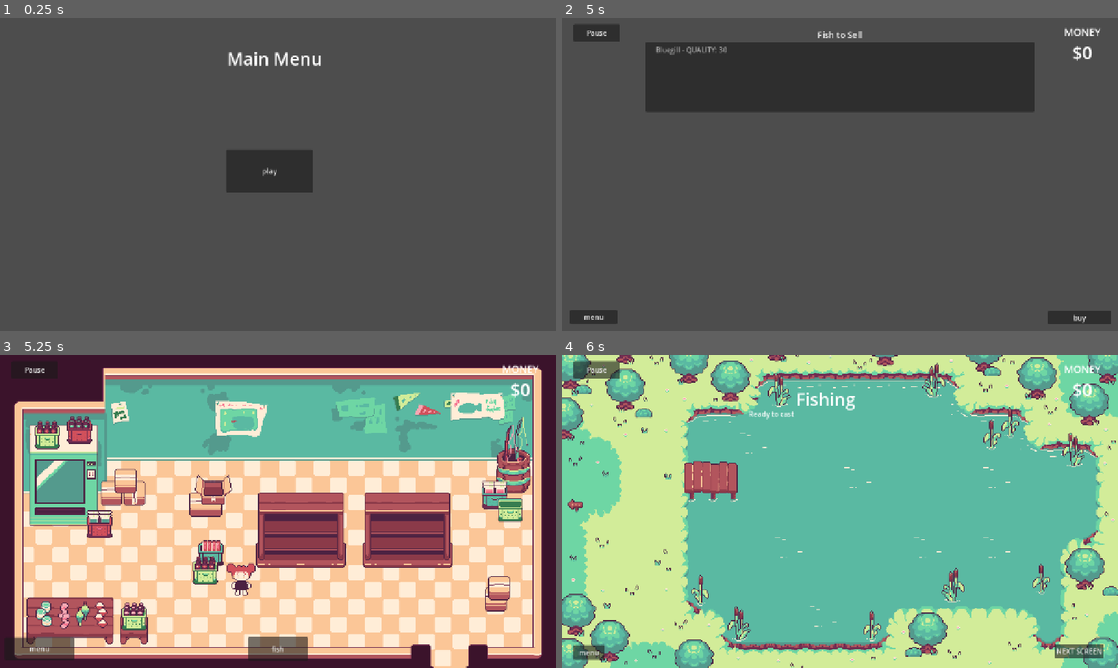
Above: before the commit, frames 1-4 (two rows, left to right).
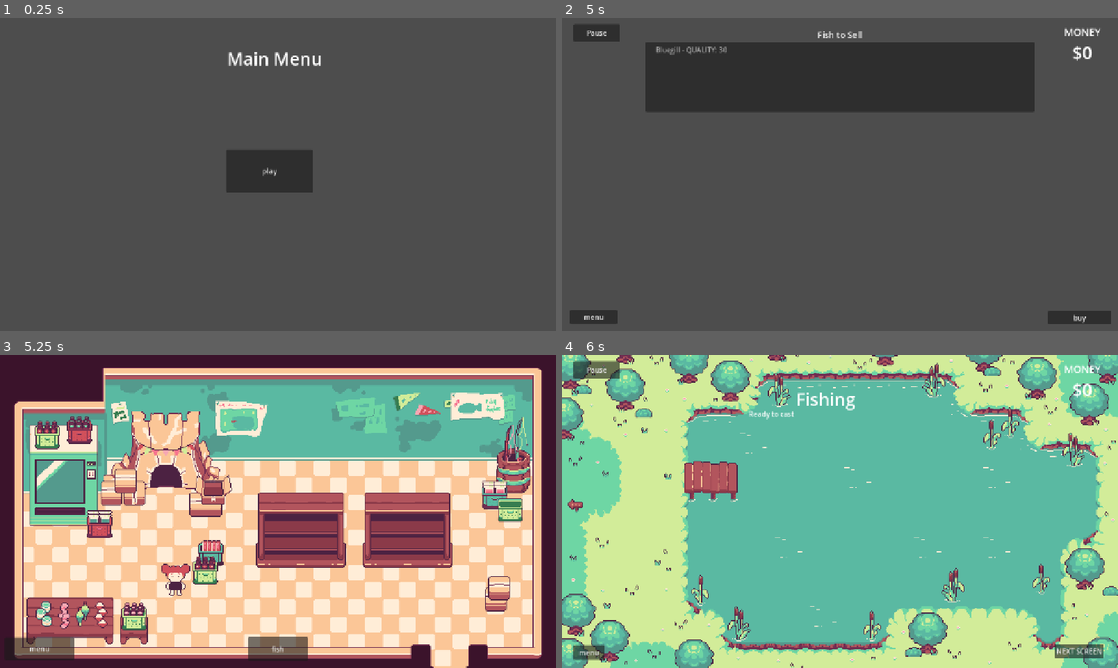
Above: after the commit, the same moments.

Repository: V-Mirea/comfy-summer-fishing-game
Game: Godot game, scene res://assets/game/game.tscn
Same seed, same stepped clock (60 frames per second), same inputs: the game is played once before the commit and once after it. The engine's default icon, where the game draws it, is replaced by a stand-in: a white triangle on a blue panel in a dark square.
Inputs (mouse positions are in pixels of both pictures, inside the frame that each line leads up to):
- Up to frame 1 (0.25 s): no input
- Up to frame 2 (5 s): click "play" at 0.5 s; click "NEXT SCREEN" at 1.25 s; click "Pause" at 2 s; click "Resume" at 2.75 s; tap Enter at 3.5 s; move the mouse to (962, 158) at 3.52 s; hold Right (ui_right) 3.53-4.25 s; hold E (interact) 3.53-4.25 s; click (962, 158) at 3.67 s; click "Sell Fish" at 4.25 s
- Up to frame 3 (5.25 s): click "buy" at 5 s
- Up to frame 4 (6 s): click "fish" at 5.75 s

Frames 1-2 are identical in both runs. In frame 3, 4.1% of the frame differs, in the area x 4-97%, y 3-77%; in frame 4, nothing differs.

Commit message:
add basic fort interaction and dialogue box

Diff:
--- a/assets/game/buying_scene/aisle/aisle.tscn
+++ b/assets/game/buying_scene/aisle/aisle.tscn
@@ -2,7 +2,7 @@
 
 [ext_resource type="Script" uid="uid://dys1cv4mma5ta" path="res://assets/game/buying_scene/aisle/aisle.gd" id="1_3aoq8"]
 [ext_resource type="Texture2D" uid="uid://ddmbegyt3xpwo" path="res://assets/game/buying_scene/aisle/Shelf.PNG" id="2_b2ge7"]
-[ext_resource type="Script" uid="uid://dn8vm2btk5iik" path="res://assets/game/buying_scene/aisle/sprite_2d.gd" id="3_sy2aq"]
+[ext_resource type="Script" uid="uid://dn8vm2btk5iik" path="res://assets/game/buying_scene/interactable_sprite.gd" id="3_sy2aq"]
 [ext_resource type="Texture2D" uid="uid://covfbjv2uiufl" path="res://assets/game/buying_scene/aisle/Shelf_Outline.PNG" id="4_0mlmo"]
 [ext_resource type="Script" uid="uid://lpjgdjtpn6yf" path="res://assets/game/buying_scene/aisle/interaction_area.gd" id="5_0fpow"]
 
--- /dev/null
+++ b/assets/game/buying_scene/box_fort/box_fort.gd
@@ -0,0 +1,16 @@
+extends StaticBody2D
+
+signal open_dialogue_box
+
+var player_in_range = false
+
+func _unhandled_input(event):
+	if player_in_range and event.is_action_pressed("interact"):
+		open_dialogue_box.emit()
+
+func _on_interaction_area_player_entered():
+	player_in_range = true
+
+
+func _on_interaction_area_player_exited():
+	player_in_range = false
--- a/assets/game/buying_scene/buying_scene.tscn
+++ b/assets/game/buying_scene/buying_scene.tscn
@@ -2,12 +2,32 @@
 
 [ext_resource type="Script" uid="uid://cvua02n5l4mc5" path="res://assets/game/buying_scene/buying_manager.gd" id="1_b6mu0"]
 [ext_resource type="Script" uid="uid://vgcqo6qthcdr" path="res://assets/game/buying_scene/character/character.gd" id="2_5l2yu"]
+[ext_resource type="Texture2D" uid="uid://big2lprwdx5s0" path="res://assets/game/buying_scene/Shop_no items.PNG" id="2_7sq2k"]
 [ext_resource type="PackedScene" uid="uid://dmr0fcamx7t56" path="res://assets/game/buying_scene/virtual_joystick/virtual_joystick_scene.tscn" id="3_5l2yu"]
 [ext_resource type="PackedScene" uid="uid://bckgy2rx84xwk" path="res://assets/game/buying_scene/aisle/aisle.tscn" id="3_7o44q"]
+[ext_resource type="Texture2D" uid="uid://ixg6yjt305sy" path="res://assets/game/buying_scene/box_fort/Fort.PNG" id="3_7tnhv"]
+[ext_resource type="Script" uid="uid://cy3y7ib68st7c" path="res://assets/game/buying_scene/box_fort/box_fort.gd" id="3_ig6k8"]
 [ext_resource type="Texture2D" uid="uid://6meot84eofxj" path="res://assets/game/buying_scene/character/Character_Sprite.PNG" id="4_eoi11"]
+[ext_resource type="Texture2D" uid="uid://b3eix3x2js8ql" path="res://assets/game/buying_scene/Items_only.PNG" id="4_i6cjn"]
+[ext_resource type="Script" uid="uid://dn8vm2btk5iik" path="res://assets/game/buying_scene/interactable_sprite.gd" id="4_ig6k8"]
+[ext_resource type="Script" uid="uid://lpjgdjtpn6yf" path="res://assets/game/buying_scene/aisle/interaction_area.gd" id="4_uhb6p"]
+[ext_resource type="Texture2D" uid="uid://lpy4wv7jay4a" path="res://assets/game/buying_scene/box_fort/Fort_Outline.PNG" id="5_uhb6p"]
 [ext_resource type="Script" uid="uid://cewu6chnl35ii" path="res://assets/game/buying_scene/shop_menu/shop_menu.gd" id="8_7sq2k"]
 [ext_resource type="PackedScene" uid="uid://hl7y71r6xpw8" path="res://assets/game/buying_scene/shop_menu/upgrade_button/upgrade_button.tscn" id="9_7sq2k"]
-[ext_resource type="Texture2D" uid="uid://bekf0mnmf50k1" path="res://assets/game/buying_scene/Shop_items.PNG" id="10_7tnhv"]
+[ext_resource type="Script" uid="uid://bdk7wb8u2stjc" path="res://assets/game/buying_scene/dialogue_window.gd" id="13_o1x55"]
+[ext_resource type="Texture2D" uid="uid://cwf4fbweljkqp" path="res://icon.svg" id="13_yc5v8"]
+
+[sub_resource type="RectangleShape2D" id="RectangleShape2D_eoi11"]
+size = Vector2(267, 77)
+
+[sub_resource type="RectangleShape2D" id="RectangleShape2D_ig6k8"]
+size = Vector2(206.25, 56)
+
+[sub_resource type="RectangleShape2D" id="RectangleShape2D_7tnhv"]
+size = Vector2(68.5, 99)
+
+[sub_resource type="RectangleShape2D" id="RectangleShape2D_hpvk7"]
+size = Vector2(32, 21)
 
 [sub_resource type="LabelSettings" id="LabelSettings_2xpfq"]
 font_size = 40
@@ -34,17 +54,72 @@
 a = Vector2(199, -50)
 b = Vector2(194, 104)
 
-[sub_resource type="RectangleShape2D" id="RectangleShape2D_hpvk7"]
-size = Vector2(32, 21)
+[sub_resource type="LabelSettings" id="LabelSettings_yc5v8"]
+font_size = 29
 
 [node name="BuyingScene" type="Node2D" unique_id=71390660]
+script = ExtResource("1_b6mu0")
+
+[node name="Background" type="Sprite2D" parent="." unique_id=2087782272]
+texture = ExtResource("2_7sq2k")
+centered = false
+
+[node name="BoxFort" type="StaticBody2D" parent="." unique_id=430621453]
+position = Vector2(372, 219)
+script = ExtResource("3_ig6k8")
+
+[node name="Sprite2D" type="Sprite2D" parent="BoxFort" unique_id=1865806437]
+texture = ExtResource("3_7tnhv")
+script = ExtResource("4_ig6k8")
+interactable_sprite = ExtResource("5_uhb6p")
+
+[node name="CollisionShape2D" type="CollisionShape2D" parent="BoxFort" unique_id=2113221798]
+position = Vector2(0.5, 52.5)
+shape = SubResource("RectangleShape2D_eoi11")
+
+[node name="InteractionArea" type="Area2D" parent="BoxFort" unique_id=1369099062]
+position = Vector2(-31, -38)
+script = ExtResource("4_uhb6p")
+
+[node name="CollisionShape2D" type="CollisionShape2D" parent="BoxFort/InteractionArea" unique_id=1198270136]
+position = Vector2(38, 129)
+shape = SubResource("RectangleShape2D_ig6k8")
+
+[node name="BackgroundItems" type="StaticBody2D" parent="." unique_id=1473549544]
+
+[node name="Sprite2D" type="Sprite2D" parent="BackgroundItems" unique_id=190439731]
+texture = ExtResource("4_i6cjn")
+centered = false
+
+[node name="CollisionShape2D" type="CollisionShape2D" parent="BackgroundItems" unique_id=1508113832]
+position = Vector2(480.75, 475.5)
+shape = SubResource("RectangleShape2D_7tnhv")
+
+[node name="YSorted" type="Node2D" parent="." unique_id=1382759860]
 y_sort_enabled = true
-script = ExtResource("1_b6mu0")
-
-[node name="Background" type="Sprite2D" parent="." unique_id=1150295774]
-z_index = -1
-texture = ExtResource("10_7tnhv")
-centered = false
+
+[node name="RodAisle" parent="YSorted" unique_id=543733618 instance=ExtResource("3_7o44q")]
+position = Vector2(693, 403)
+
+[node name="ReelAisle" parent="YSorted" unique_id=312801464 instance=ExtResource("3_7o44q")]
+position = Vector2(938, 403)
+upgrades_sold = 1
+
+[node name="Character" type="CharacterBody2D" parent="YSorted" unique_id=1378911832 node_paths=PackedStringArray("joystick_left")]
+y_sort_enabled = true
+position = Vector2(405, 545)
+motion_mode = 1
+script = ExtResource("2_5l2yu")
+joystick_left = NodePath("../../Virtual Joystick")
+
+[node name="Sprite2D" type="Sprite2D" parent="YSorted/Character" unique_id=858446672]
+position = Vector2(0.2960205, -28)
+scale = Vector2(1.056, 1)
+texture = ExtResource("4_eoi11")
+
+[node name="CollisionShape2D" type="CollisionShape2D" parent="YSorted/Character" unique_id=238570841]
+position = Vector2(-0.20397949, 0.5)
+shape = SubResource("RectangleShape2D_hpvk7")
 
 [node name="Title" type="Label" parent="." unique_id=1950715427]
 visible = false
@@ -98,36 +173,89 @@
 position = Vector2(46, 288)
 shape = SubResource("SegmentShape2D_o1x55")
 
-[node name="RodAisle" parent="." unique_id=543733618 instance=ExtResource("3_7o44q")]
-position = Vector2(693, 403)
-
-[node name="ReelAisle" parent="." unique_id=312801464 instance=ExtResource("3_7o44q")]
-position = Vector2(938, 403)
-upgrades_sold = 1
-
-[node name="Character" type="CharacterBody2D" parent="." unique_id=1378911832 node_paths=PackedStringArray("joystick_left")]
-y_sort_enabled = true
-position = Vector2(556, 544)
-motion_mode = 1
-script = ExtResource("2_5l2yu")
-joystick_left = NodePath("../Virtual Joystick")
-
-[node name="Sprite2D" type="Sprite2D" parent="Character" unique_id=858446672]
-position = Vector2(0.2960205, -28)
-scale = Vector2(1.056, 1)
-texture = ExtResource("4_eoi11")
-
-[node name="CollisionShape2D" type="CollisionShape2D" parent="Character" unique_id=238570841]
-position = Vector2(-0.20397949, 0.5)
-shape = SubResource("RectangleShape2D_hpvk7")
-
 [node name="Virtual Joystick" parent="." unique_id=1087925395 instance=ExtResource("3_5l2yu")]
+visible = false
 z_index = 10
 offset_left = 973.0
 offset_top = 444.0
 offset_right = 1273.0
 offset_bottom = 744.0
 visibility_mode = 1
+
+[node name="DialogueWindow" type="CanvasLayer" parent="." unique_id=516297421]
+process_mode = 2
+visible = false
+script = ExtResource("13_o1x55")
+
+[node name="Darken" type="ColorRect" parent="DialogueWindow" unique_id=1851289861]
+anchors_preset = 15
+anchor_right = 1.0
+anchor_bottom = 1.0
+grow_horizontal = 2
+grow_vertical = 2
+color = Color(0, 0, 0, 0.6)
+
+[node name="Panel" type="Panel" parent="DialogueWindow" unique_id=1762719333]
+anchors_preset = -1
+anchor_left = 0.05
+anchor_top = 0.65
+anchor_right = 0.95
+anchor_bottom = 0.9
+grow_horizontal = 2
+grow_vertical = 0
+
+[node name="MarginContainer" type="MarginContainer" parent="DialogueWindow/Panel" unique_id=390425308]
+layout_mode = 1
+anchors_preset = 15
+anchor_right = 1.0
+anchor_bottom = 1.0
+grow_horizontal = 2
+grow_vertical = 2
+theme_override_constants/margin_left = 35
+theme_override_constants/margin_top = 25
+theme_override_constants/margin_right = 35
+theme_override_constants/margin_bottom = 25
+
+[node name="HBoxContainer" type="HBoxContainer" parent="DialogueWindow/Panel/MarginContainer" unique_id=1604108513]
+layout_mode = 2
+
+[node name="CenterContainer" type="CenterContainer" parent="DialogueWindow/Panel/MarginContainer/HBoxContainer" unique_id=658956011]
+layout_mode = 2
+
+[node name="TextureRect" type="TextureRect" parent="DialogueWindow/Panel/MarginContainer/HBoxContainer/CenterContainer" unique_id=1933389051]
+layout_mode = 2
+texture = ExtResource("13_yc5v8")
+stretch_mode = 4
+
+[node name="MarginContainer" type="MarginContainer" parent="DialogueWindow/Panel/MarginContainer/HBoxContainer" unique_id=1851868902]
+layout_mode = 2
+size_flags_horizontal = 3
+theme_override_constants/margin_left = 35
+theme_override_constants/margin_right = 35
+
+[node name="Label" type="Label" parent="DialogueWindow/Panel/MarginContainer/HBoxContainer/MarginContainer" unique_id=1541831370]
+layout_mode = 2
+size_flags_horizontal = 3
+text = "a whole bunch of dialogue text will go here. this is the character talking."
+label_settings = SubResource("LabelSettings_yc5v8")
+autowrap_mode = 2
+
+[node name="VBoxContainer" type="VBoxContainer" parent="DialogueWindow/Panel/MarginContainer/HBoxContainer" unique_id=1520067935]
+custom_minimum_size = Vector2(200, 0)
+layout_mode = 2
+alignment = 1
+
+[node name="Button" type="Button" parent="DialogueWindow/Panel/MarginContainer/HBoxContainer/VBoxContainer" unique_id=1883158584]
+layout_mode = 2
+text = "Confirm"
+
+[node name="MarginContainer" type="MarginContainer" parent="DialogueWindow/Panel/MarginContainer/HBoxContainer/VBoxContainer" unique_id=235215398]
+layout_mode = 2
+theme_override_constants/margin_top = 21
+
+[node name="ExitButton" type="Button" parent="DialogueWindow/Panel/MarginContainer/HBoxContainer/VBoxContainer" unique_id=1696530472]
+layout_mode = 2
+text = "Exit"
 
 [node name="ShopMenu" type="CanvasLayer" parent="." unique_id=1736017532 node_paths=PackedStringArray("items_container", "description_label", "purchase_button")]
 process_mode = 3
@@ -206,9 +334,17 @@
 size_flags_horizontal = 3
 text = "Exit"
 
+[connection signal="open_dialogue_box" from="BoxFort" to="DialogueWindow" method="_on_open_dialogue_box"]
+[connection signal="body_entered" from="BoxFort/InteractionArea" to="BoxFort/InteractionArea" method="_on_body_entered"]
+[connection signal="body_exited" from="BoxFort/InteractionArea" to="BoxFort/InteractionArea" method="_on_body_exited"]
+[connection signal="player_entered" from="BoxFort/InteractionArea" to="BoxFort" method="_on_interaction_area_player_entered"]
+[connection signal="player_entered" from="BoxFort/InteractionArea" to="BoxFort/Sprite2D" method="_on_interaction_area_player_entered"]
+[connection signal="player_exited" from="BoxFort/InteractionArea" to="BoxFort" method="_on_interaction_area_player_exited"]
+[connection signal="player_exited" from="BoxFort/InteractionArea" to="BoxFort/Sprite2D" method="_on_interaction_area_player_exited"]
+[connection signal="shop_opened" from="YSorted/RodAisle" to="ShopMenu" method="_on_shop_opened"]
+[connection signal="shop_opened" from="YSorted/ReelAisle" to="ShopMenu" method="_on_shop_opened"]
 [connection signal="pressed" from="ButtonMenu" to="." method="_on_button_menu_pressed"]
 [connection signal="pressed" from="ButtonFish" to="." method="_on_button_fish_pressed"]
-[connection signal="shop_opened" from="RodAisle" to="ShopMenu" method="_on_shop_opened"]
-[connection signal="shop_opened" from="ReelAisle" to="ShopMenu" method="_on_shop_opened"]
+[connection signal="pressed" from="DialogueWindow/Panel/MarginContainer/HBoxContainer/VBoxContainer/ExitButton" to="DialogueWindow" method="_on_exit_button_pressed"]
 [connection signal="pressed" from="ShopMenu/Panel/MarginContainer/VBox/HBoxContainer/PurchaseButton" to="ShopMenu" method="_on_purchase_button_pressed"]
 [connection signal="pressed" from="ShopMenu/Panel/MarginContainer/VBox/HBoxContainer/ExitButton" to="ShopMenu" method="_on_exit_button_pressed"]
--- /dev/null
+++ b/assets/game/buying_scene/dialogue_window.gd
@@ -0,0 +1,21 @@
+extends CanvasLayer
+
+
+# Called when the node enters the scene tree for the first time.
+func _ready():
+	pass # Replace with function body.
+
+
+# Called every frame. 'delta' is the elapsed time since the previous frame.
+func _process(delta):
+	pass
+
+
+func _on_open_dialogue_box():
+	get_tree().paused = true
+	visible = true
+
+
+func _on_exit_button_pressed():
+	get_tree().paused = false
+	visible = false
Binary file added: assets/game/buying_scene/Items_only.PNG
Not shown, added: assets/game/buying_scene/Items_only.PNG.import
Binary file added: assets/game/buying_scene/Shop_no items.PNG
Not shown, added: assets/game/buying_scene/Shop_no items.PNG.import
Binary file added: assets/game/buying_scene/box_fort/Fort.PNG
Not shown, added: assets/game/buying_scene/box_fort/Fort.PNG.import
Binary file added: assets/game/buying_scene/box_fort/Fort_Outline.PNG
Not shown, added: assets/game/buying_scene/box_fort/Fort_Outline.PNG.import
Not shown, added: assets/game/buying_scene/box_fort/box_fort.gd.uid
Not shown, added: assets/game/buying_scene/dialogue_window.gd.uid
Renamed: assets/game/buying_scene/aisle/sprite_2d.gd -> assets/game/buying_scene/interactable_sprite.gd
Renamed: assets/game/buying_scene/aisle/sprite_2d.gd.uid -> assets/game/buying_scene/interactable_sprite.gd.uid
